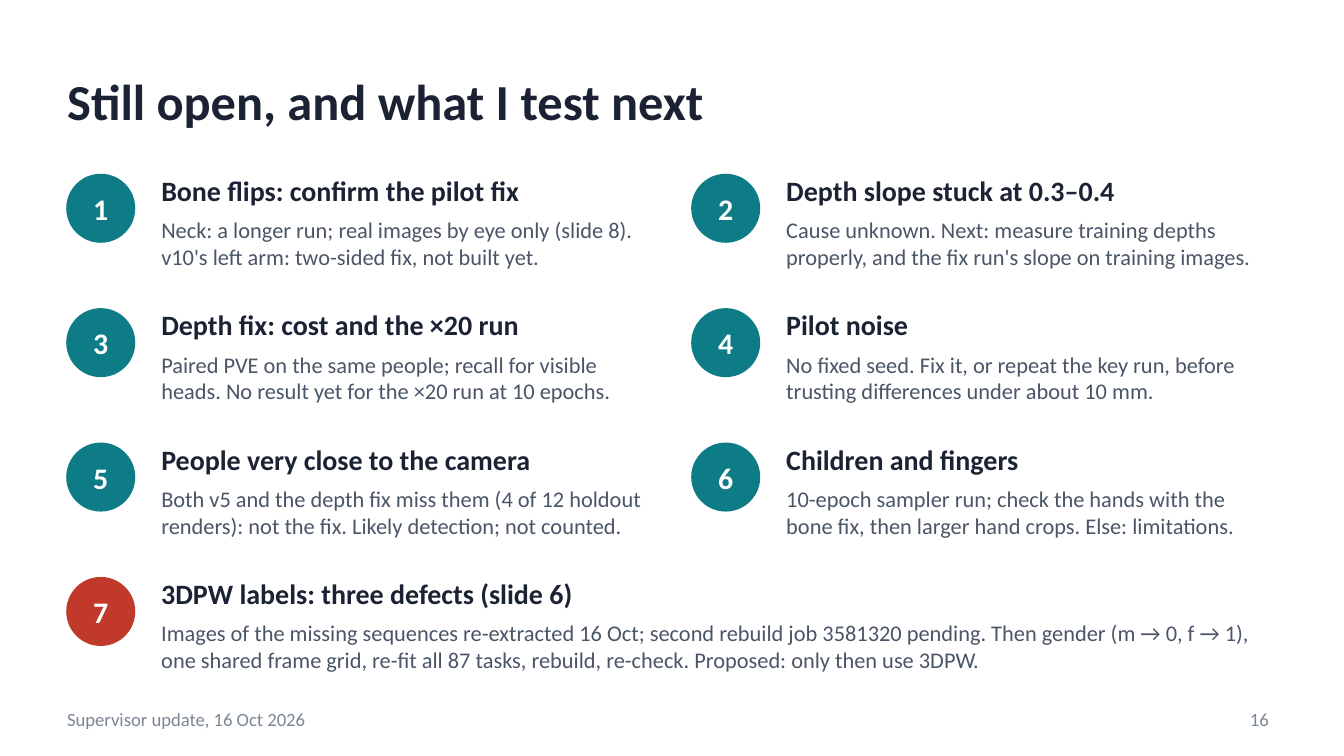
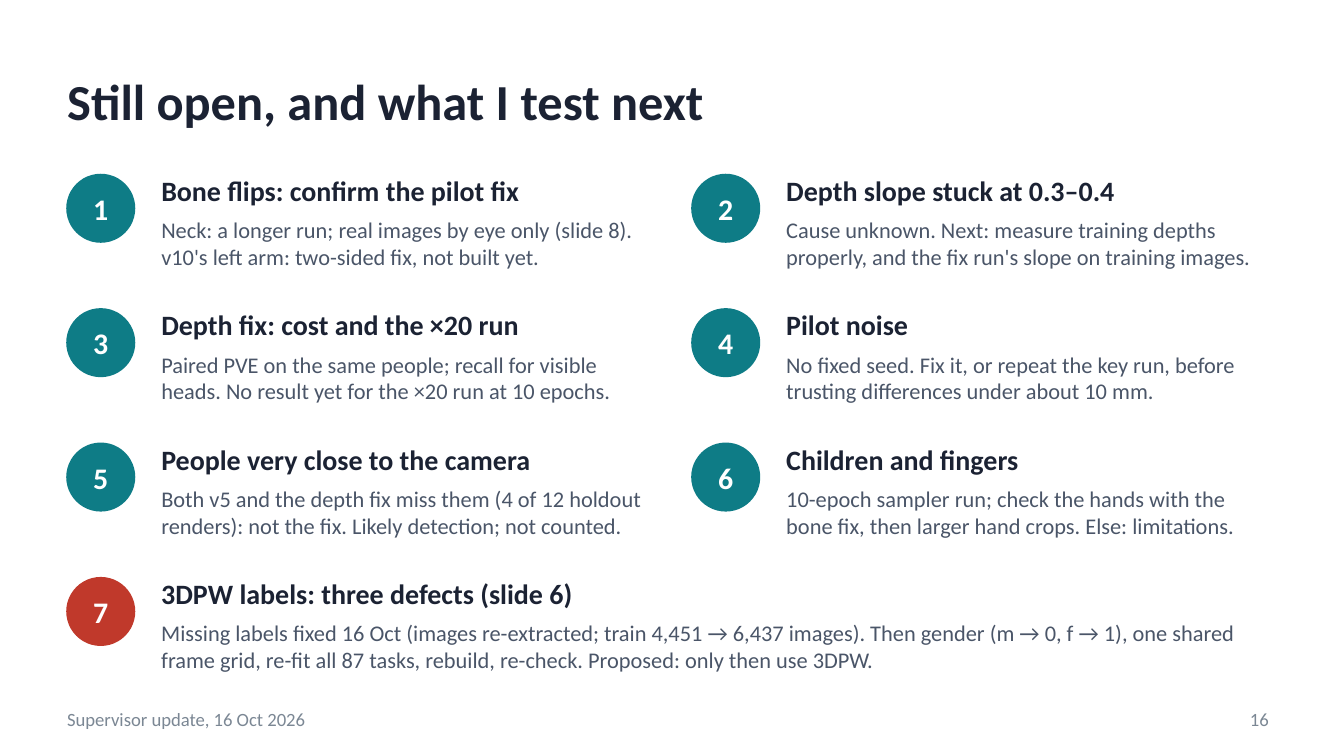
Before and after one commit to saadnajib/Multi-Person-Whole-Body-Human-Mesh-Recovery-in-a-Single-Shot-with-Annyone-dataset-and-3dpw-dataset, a slide deck: slide 16 of docs/supervisor_update_2026-10-16.pptx. Drawn at 1344x756 pixels with LibreOffice and Linux fonts; fonts in the diff are those of the drawing. Boxes give left, top, right and bottom in pixels: in the first picture for what was removed or moved away, otherwise in the second. Text is boxed around its words. In the diff, an @@ line names an element or a change of style, - is before the commit and + after.

```diff
--- a/docs/supervisor_update_2026-10-16.pptx
+++ b/docs/supervisor_update_2026-10-16.pptx
@@ text at box(161, 625, 1234, 672): text changed @@
-Images of the missing sequences re-extracted 16 Oct; second rebuild job 3581320 pending. Then gender (m → 0, f → 1), one shared frame grid, re-fit all 87 tasks, rebuild, re-check. Proposed: only then use 3DPW.
+Missing labels fixed 16 Oct (images re-extracted; train 4,451 → 6,437 images). Then gender (m → 0, f → 1), one shared frame grid, re-fit all 87 tasks, rebuild, re-check. Proposed: only then use 3DPW.
```
Also in this commit, not shown: 1 other slide changed, 3 other files.
